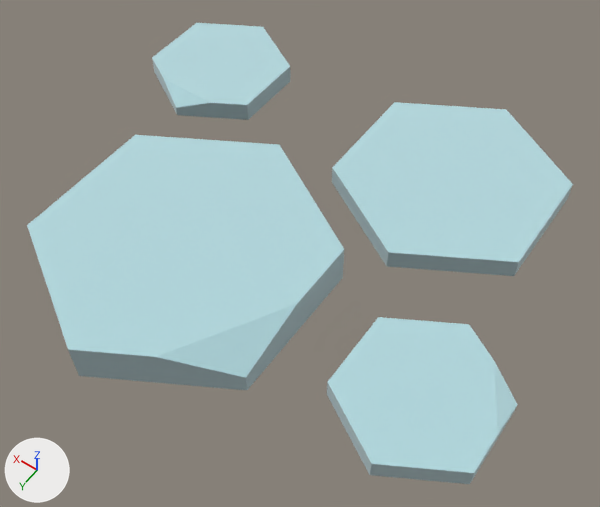
The glTF model public/models/nf2/nature/path_stoneEnd.glb: old version first, new version second.
The view is the same before and after, from a 50 mm camera at (-0.168, 0.503, 0.679) aimed at (0.165, 0.036, -0.055). The lights are fixed; the arrows at lower left show +X, +Y and +Z. The picture after the commit comes second. Where no turn or scale is listed for an object, it has been applied to the vertices.

The first picture shows 'path_stoneEnd'.
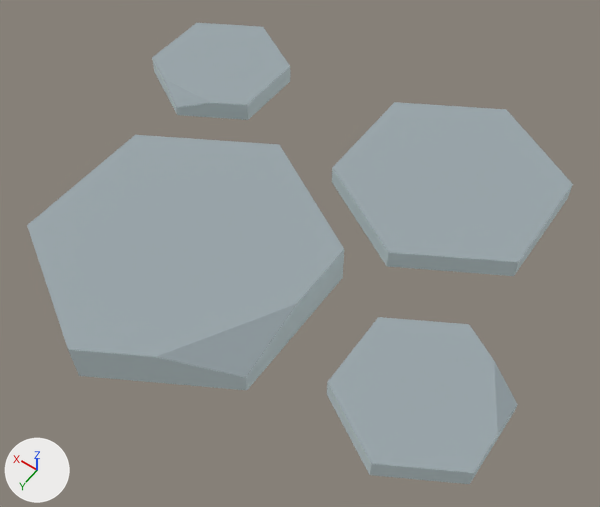
The change in detail:
In material 'stone' (mat_stone), metallic goes from 1.0 to 0.0.
Material 'stone' (mat_stone) changes colour from pale blue #ddf2f5 to grey #9aa6ab; in linear values from (0.722, 0.886, 0.91) to (0.323, 0.381, 0.407).
Object 'tmpParent' (ob_tmpparent) is deleted.

Pixel boxes (x1, y1, x2, y2) of what changed, in the pictures (600 x 507 px):
'path_stoneEnd', recoloured, surface changed (pale blue to grey): (27, 23, 573, 484) in both
